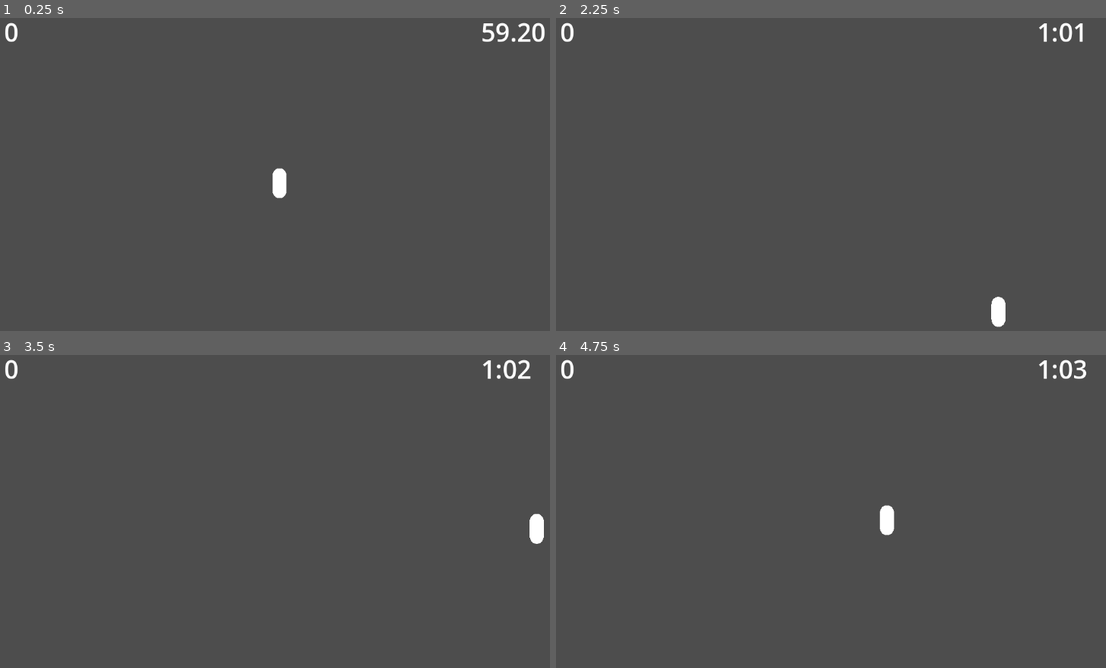
Above: before the commit, frames 1-4 (two rows, left to right).
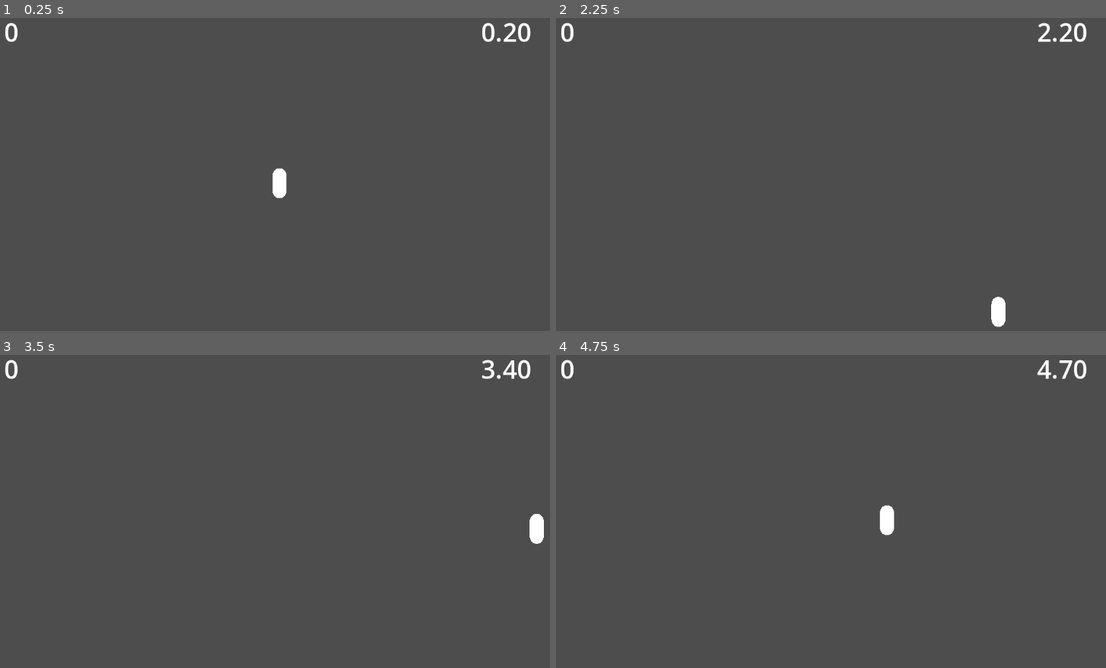
Above: after the commit, the same moments.

Repository: FlippinBerger/temp_crown
Game: Godot game, scene res://scenes/main.tscn
Same seed, same stepped clock (60 frames per second), same inputs: the game is played once before the commit and once after it.
Inputs:
- Up to frame 1 (0.25 s): no input
- Up to frame 2 (2.25 s): hold D (move_right) 0.53-1.28 s; tap Space (movement_ability) at 0.6, 1.35, 2.1 s; hold S (move_down) 1.28-2.03 s; hold D (move_right) from 2.03 s (still down)
- Up to frame 3 (3.5 s): release D (move_right) at 2.78 s; hold W (move_up) from 2.78 s (still down); tap Space (movement_ability) at 2.85 s
- Up to frame 4 (4.75 s): release W (move_up) at 3.53 s; hold A (move_left) from 3.53 s (still down); tap Space (movement_ability) at 3.6, 4.35 s

The runs differ from the first frame. In frame 1, 0.4% of the frame differs, in the area x 87-100%, y 1-8%; in frame 2, 0.3%; in frame 3, 0.3%; in frame 4, 0.3%.

Commit message:
Start clock back at 0 after testing went through

Diff:
--- a/scripts/clock/clock.gd
+++ b/scripts/clock/clock.gd
@@ -4,7 +4,7 @@
 var timer: Timer
 const timer_length := 0.1
 
-var clock_time := 59.0
+var clock_time := 0.0
 
 func _ready() -> void:
     timer = Timer.new()
